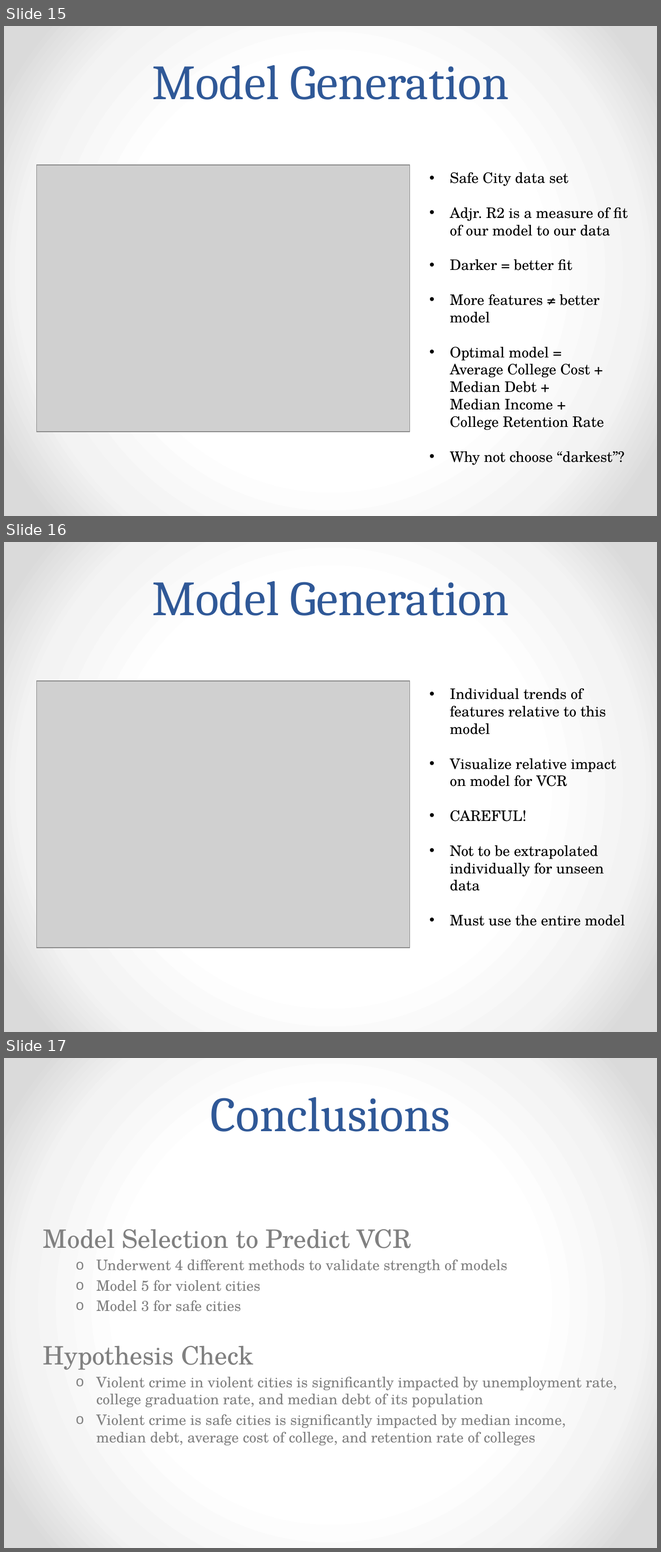
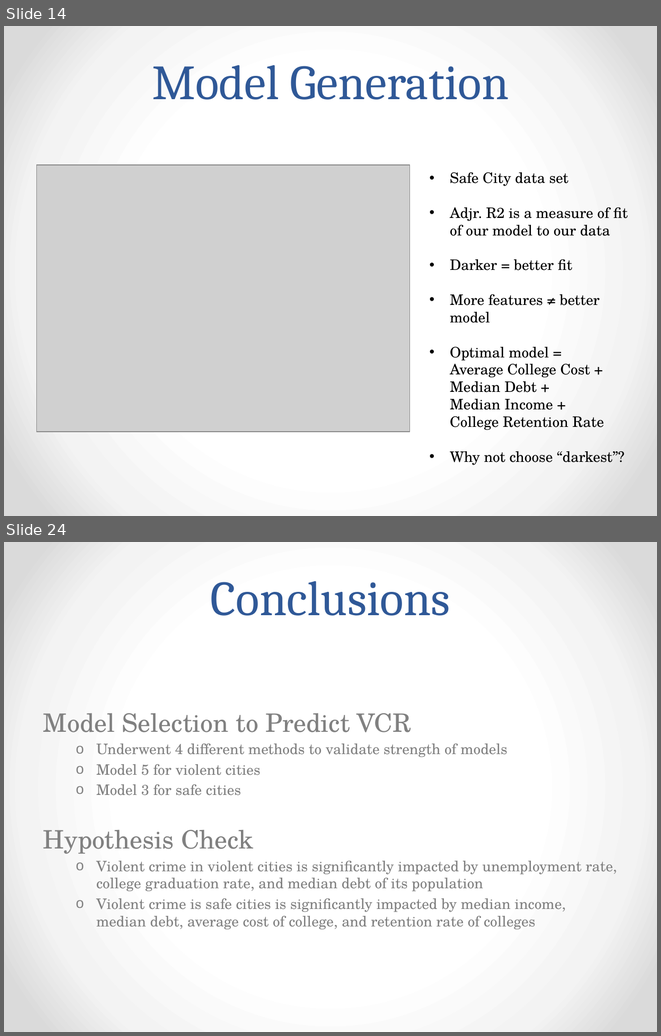
Before and after one commit to Majorfalcon/Foundations-of-Data-Science-Capstone, a slide deck: Capstone – Presentation.pptx. Shown one above the other, each under a label of ours: slides 15, 16 and 17 before the commit, slides 14 and 24 after it; the slides between them are not shown. The pictures are 661x1552 and 661x1036 pixels, drawn with LibreOffice and Linux fonts; fonts in the diff are those of the drawing; grey boxes stand for pictures. Boxes give left, top, right and bottom in pixels: in the first picture for what was removed or moved away, otherwise in the second. Text is boxed around its words. In the diff, an @@ line names an element or a change of style, - is before the commit and + after.

```diff
--- a/Capstone – Presentation.pptx
+++ b/Capstone – Presentation.pptx
@@ slide 16 removed at (x1=4, y1=542, x2=657, y2=1032), background gradient #FFFFFF to #F4F4F4 to #DADADA @@
@@ title removed at (x1=152, y1=581, x2=509, y2=616) @@
-Model Generation
@@ picture removed at (x1=37, y1=681, x2=410, y2=947) @@
@@ text removed at (x1=450, y1=688, x2=625, y2=926) @@
-• Individual trends of features relative to this model
-• Visualize relative impact on model for VCR
-• CAREFUL!
-• Not to be extrapolated individually for unseen data
-• Must use the entire model
@@ what was slide 15 is now slide 14 @@
@@ what was slide 17 is now slide 24 @@
```
Also in this commit, not shown: 2 slides changed, 8 slides added.
